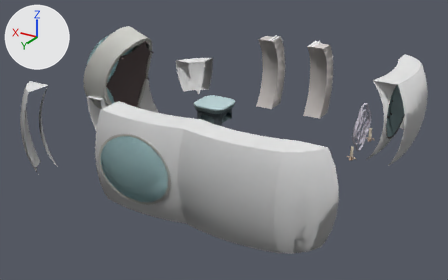
The glTF model www/models/lba2/iso_scenes/117.glb, before and after one commit.
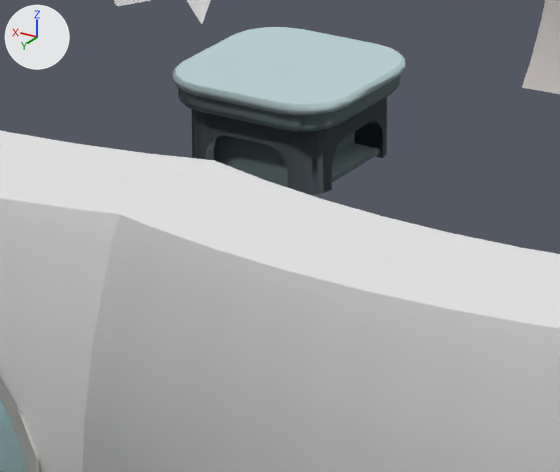
Each version is shown whole from a 50 mm camera at (23.92, -7.55, 14.08) aimed at (38.06, -31.11, 2.31), then close up on the part from 36% to 59% of the width and 32% to 62% of the height. Lighting does not change. The marker at upper left points along +X, +Y and +Z. Where no turn or scale is listed for an object, it has been applied to the vertices. Vertices at the same position are counted once.

Script lines for the objects in view, before the commit:
```python
me_mesh_0 = bpy.data.meshes.new('Mesh_0')
me_mesh_0.from_pydata(...)  # 6134 vertices, 11573 faces; spans x 31.2..45.9, y -39.9..-24.2, z 1.5..6.8
me_mesh_0.materials.append(mat_material_0)
me_mesh_1 = bpy.data.meshes.new('Mesh_1')
me_mesh_1.from_pydata(...)  # 891 vertices, 1275 faces; spans x 30.1..45.7, y -39.7..-24.1, z 1.5..5.5
me_mesh_1.materials.append(mat_material_1)  # its picture is missing
me_mesh_2 = bpy.data.meshes.new('Mesh_2')
me_mesh_2.from_pydata(...)  # 86 vertices, 74 faces; spans x 30.6..45.7, y -39.7..-24.6, z 3.4..5.5
me_mesh_2.materials.append(mat_material_2)  # its picture is missing
ob_colored = bpy.data.objects.new('colored', me_mesh_0)
ob_colored.location = (0.0, 0.0, 0.0)
ob_textured_51c720184e9b89eb = bpy.data.objects.new('textured_51c720184e9b89eb', me_mesh_1)
ob_textured_51c720184e9b89eb.location = (0.0, 0.0, 0.0)
ob_textured_e409904b42712040 = bpy.data.objects.new('textured_e409904b42712040', me_mesh_2)
ob_textured_e409904b42712040.location = (0.0, 0.0, 0.0)
# also in view: 'transparent_3' at (38.01, -24.07, 3.57)
```
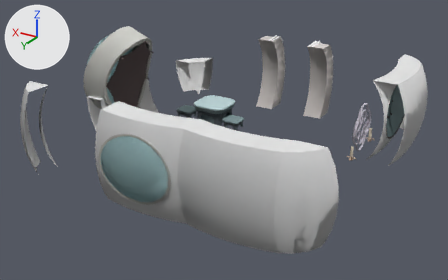
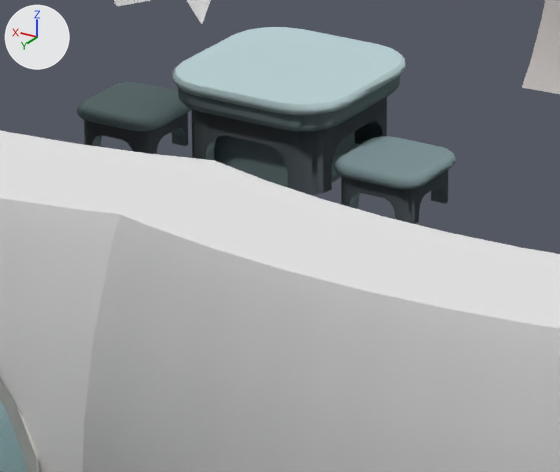
The change in detail:
me_mesh_0 is used by ob_colored; location (0.0, 0.0, 0.0).
me_mesh_0 had 6134 vertices, 11573 faces and spanned x 31.2..45.9, y -39.9..-24.2, z 1.5..6.8.
me_mesh_0 now has 6778 vertices, 12821 faces and spans x 31.2..45.9, y -39.9..-24.2, z 1.5..6.8.
me_mesh_0 part 1: a new loose piece of 322 vertices spanning x 39.0..40.0, y -35.0..-34.0, z 1.5..2.0, in mat_material_0.
me_mesh_0 part 2: a new loose piece of 322 vertices spanning x 42.0..43.0, y -35.0..-34.0, z 1.5..2.0, in mat_material_0.

Where the change shows, as pixel boxes [x1, y1, x2, y2] in the close-ups (560 x 472 px):
part 1 of me_mesh_0, added
    after: [334, 136, 456, 224]
part 2 of me_mesh_0, added
    after: [77, 82, 191, 154]
